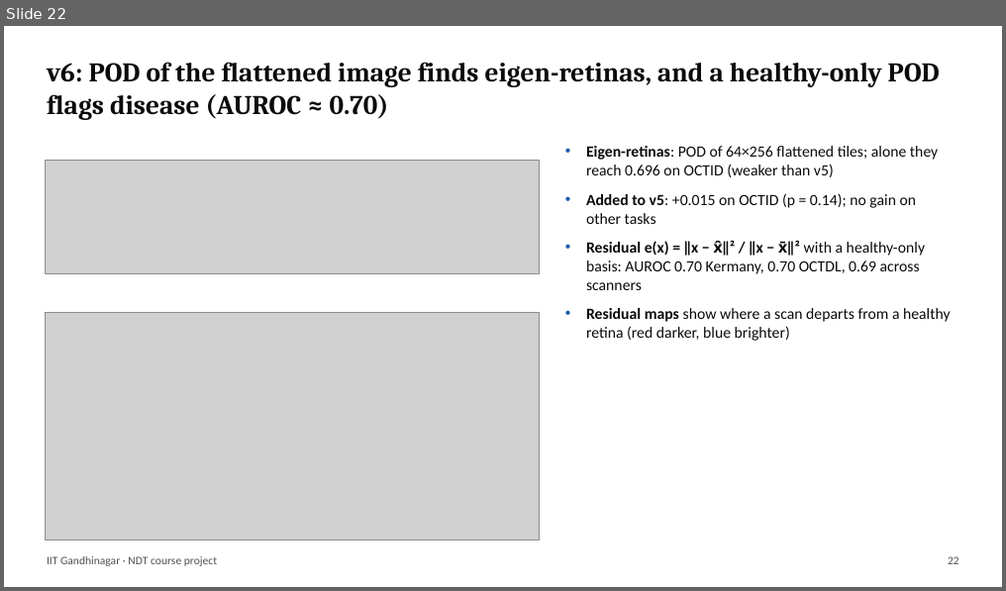
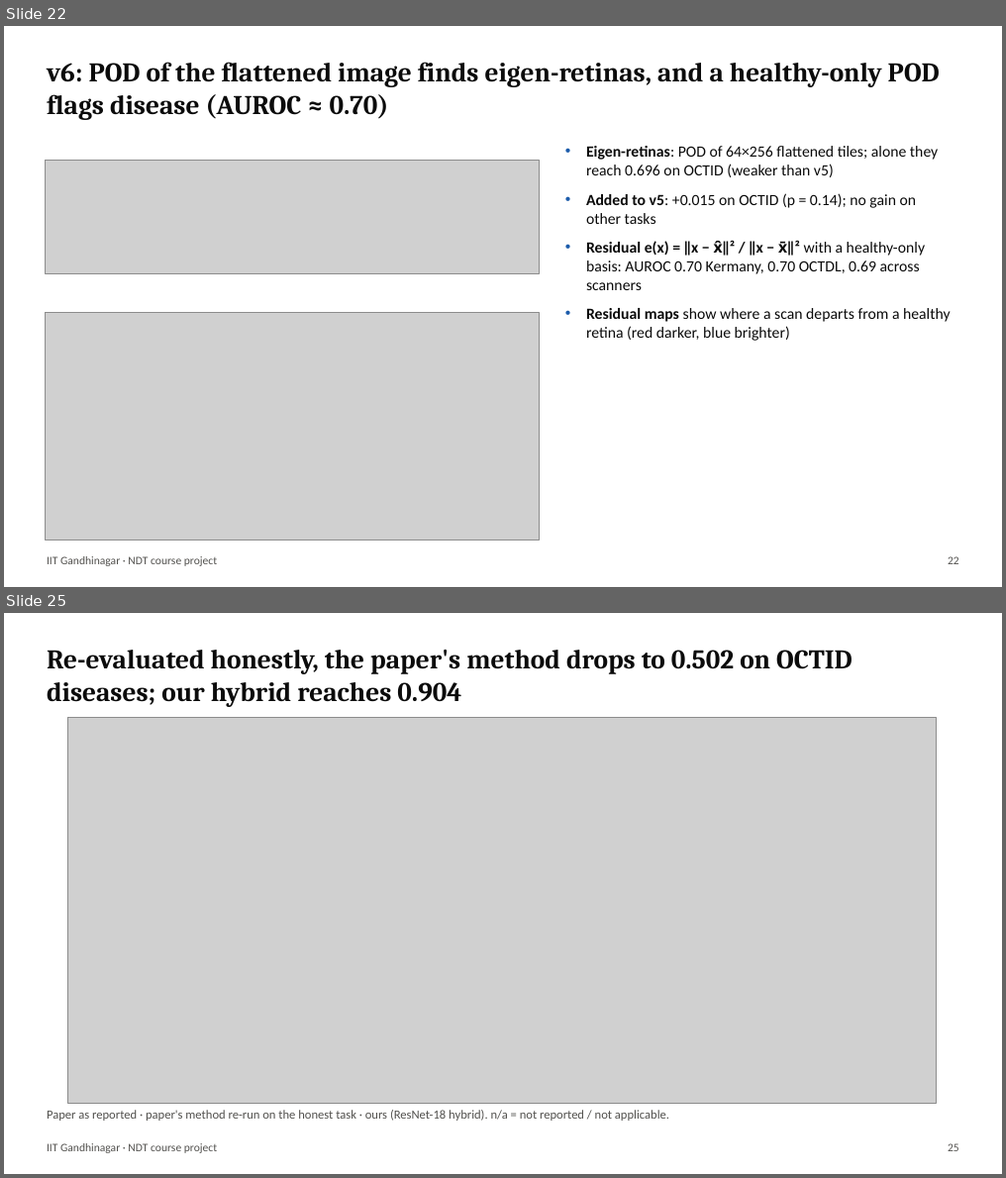
Before and after one commit to Harsh-jain12/retinal-oct-physics-ml, a slide deck: presentation/Retinal_OCT_Physics_ML.pptx. Shown one above the other, each under a label of ours: slide 22 before the commit, slides 22 and 25 after it; the slides between them are not shown. The pictures are 1006x591 and 1006x1178 pixels, drawn with LibreOffice and Linux fonts; fonts in the diff are those of the drawing; grey boxes stand for pictures. Boxes give left, top, right and bottom in pixels: in the first picture for what was removed or moved away, otherwise in the second. Text is boxed around its words. In the diff, an @@ line names an element or a change of style, - is before the commit and + after.

```diff
--- a/presentation/Retinal_OCT_Physics_ML.pptx
+++ b/presentation/Retinal_OCT_Physics_ML.pptx
@@ slide 25 added at (4,613,1002,1174), background #FFFFFF @@
@@ text added at (47,650,852,707), 26 pt, text #0B0B0B, bold @@
+Re-evaluated honestly, the paper's method drops to 0.502 on OCTID diseases; our hybrid reaches 0.904
@@ picture added at (67,718,937,1103) @@
@@ text added at (47,1110,669,1121), 12 pt, text #52514E @@
+Paper as reported · paper's method re-run on the honest task · ours (ResNet-18 hybrid). n/a = not reported / not applicable.
@@ text added at (47,1144,217,1154), 11 pt, text #52514E @@
+IIT Gandhinagar · NDT course project
@@ text added at (947,1144,959,1152), 11 pt, text #52514E @@
+25
```
Also in this commit, not shown: 9 slides changed, 1 other slide added, 20 other files.
